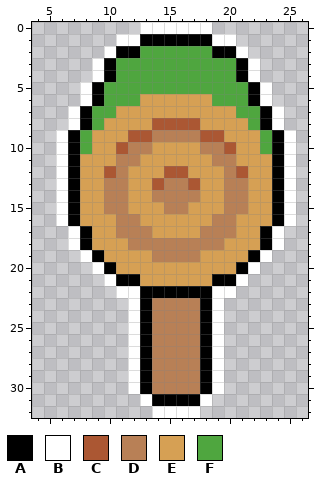
Pixel-art sprite: src/assets/items/masse2.png. The picture above was drawn from the file before the commit.
The file is 32x33 pixels. Shown: x 4..26, y 0..32.
Palette (. is transparent): A #000000  B #ffffff  C #ab5733  D #b88056  E #d6a054  F #4fa63f
Pixels before, first column x 6:
 0 .......BBBBBB.......
 1 .....BBAAAAAABB.....
 2 ....BAAFFFFFFAAB....
 3 ...BAFFFFFFFFFFAB...
 4 ...BAFFFFFFFFFFAB...
 5 ..BAFFFFFFFFFFFFAB..
 6 ..BAFFFEEEEEEFFFAB..
 7 .BAFFEEEEEEEEEEFFAB.
 8 .BAFEEEECCCCEEEEFAB.
 9 BAFEEECCDDDDCCEEEFAB
10 BAFEECDDEEEEDDCEEFAB
11 BAEEEDDEEEEEEDDEEEAB
12 BAEECDEEECCEEEDCEEAB
13 BAEEDDEECDDCEEDDEEAB
14 BAEEDDEEDDDDEEDDEEAB
15 BAEEDDEEEDDEEEDDEEAB
16 BAEEEDDEEEEEEDDEEEAB
17 .BAEEDDDEEEEDDDEEAB.
18 .BAEEEDDDDDDDDEEEAB.
19 ..BAEEEEDDDDEEEEAB..
20 ...BAEEEEEEEEEEAB...
21 ....BAAEEEEEEAAB....
22 .....BBAAAAAABB.....
23 ......BADDDDAB......
24 ......BADDDDAB......
25 ......BADDDDAB......
26 ......BADDDDAB......
27 ......BADDDDAB......
28 ......BADDDDAB......
29 ......BADDDDAB......
30 ......BADDDDAB......
31 .......BAAAAB.......
32 ........BBBB........
Now the later version:
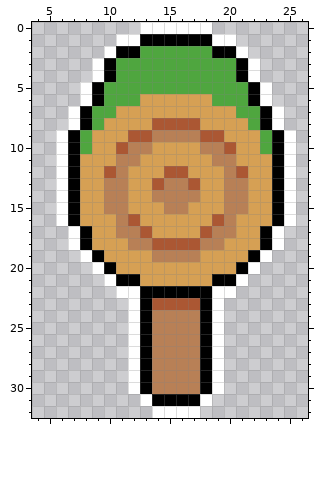
From the commit log: des masse moches et un titre nul
Difference:
{"y":16,"x":12,"old":"D","new":"C"}
{"y":16,"x":19,"old":"D","new":"C"}
{"y":17,"x":13,"old":"D","new":"C"}
{"y":17,"x":18,"old":"D","new":"C"}
{"y":18,"x":14,"old":"DDDD","new":"CCCC"}
{"y":23,"x":14,"old":"DDDD","new":"CCCC"}
